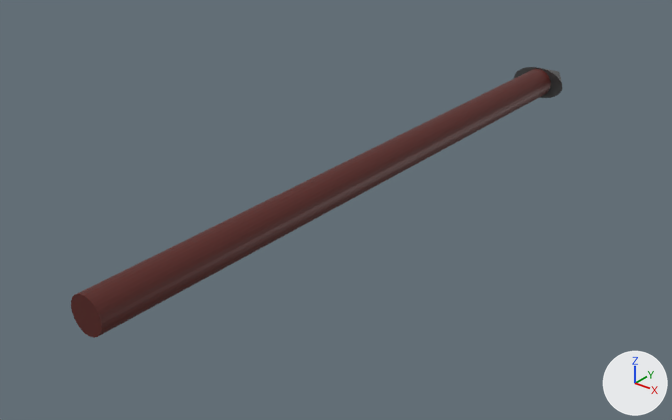
Before and after pictures for a commit that changed the glTF model MyProject/BaseFramework/Data/Textures/3DTexture/Weapon/Arrow/Arrow.gltf.
One viewpoint serves both versions: a 50 mm camera at (0.289, -0.394, 0.21) aimed at (-0.016, -0.013, -0.027). Every picture has the same lights, and +X, +Y and +Z are marked at lower right.

The older version as bpy lines, for what is in view:
```python
mat_material_001 = principled_material('Material.001')
mat_material_001.base_color = (0.0929, 0.0112, 0.00736)  # dark red #561b15
mat_material_002 = principled_material('Material.002')
mat_material_002.base_color = (0.153, 0.153, 0.153)  # dark grey #6d6d6d
mat_material_002.metallic = 1.0
me_cylinder = bpy.data.meshes.new('Cylinder')
me_cylinder.from_pydata(...)  # a 32-sided cylinder along y spanning x -0.05..0.05, y -2.0..2.0, z -0.05..0.05, material slot 0; a 32-sided cone pointing to +y spanning x -0.1..0.1, y 2.0..2.33, z -0.06..0.05, material slot 1
me_cylinder.materials.append(mat_material_001)  # dark red #561b15
me_cylinder.materials.append(mat_material_002)  # dark grey #6d6d6d
ob_cylinder = bpy.data.objects.new('Cylinder', me_cylinder)
ob_cylinder.location = (0.0, 0.0, 0.0)
ob_cylinder.scale = (0.2, 0.1, 0.2)
```
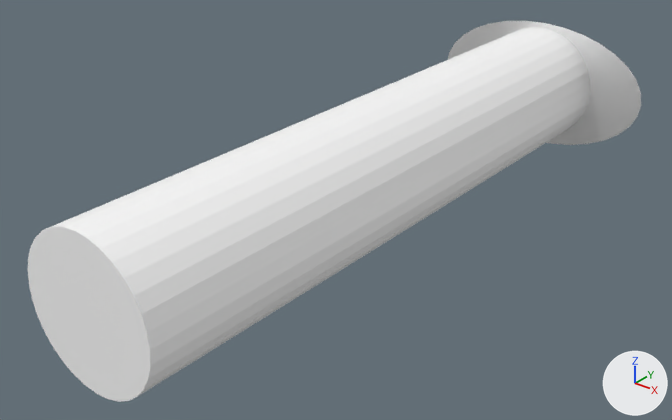
Where the change shows, as pixel boxes (x1, y1, x2, y2) in the pictures (672 x 420 px):
'Cylinder', recoloured, rescaled (25% wider, 40% taller)
    before: (71, 67, 562, 338)
    after: (28, 21, 641, 402)

The edits, one by one:
Material 'Material.001' (mat_material_001) changes colour from dark red #561b15 to white #ffffff; in linear values from (0.0929, 0.0112, 0.00736) to (1.0, 1.0, 1.0).
Material 'Material.002' (mat_material_002) changes colour from dark grey #6d6d6d to white #ffffff; in linear values from (0.153, 0.153, 0.153) to (1.0, 1.0, 1.0).
Object 'Cylinder' (ob_cylinder) is rescaled from (0.2, 0.1, 0.2) to (0.8, 0.1, 0.8).
